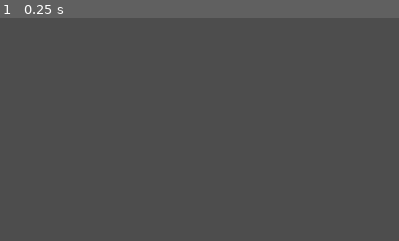
Above: before the commit, frame 1.
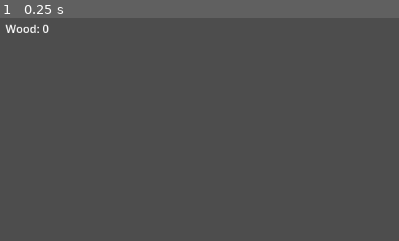
Above: after the commit, the same moment.

Repository: farel39/the-farlands
Game: Godot game, scene res://scenes/Main.tscn
Same seed, same stepped clock (60 frames per second), same inputs: the game is played once before the commit and once after it.
Inputs:
- Up to frame 1 (0.25 s): no input
The pictures show only the part of the screen within x 0-50%, y 0-50%; the shares and areas given below are measured in that part.

The runs differ from the first frame. In frame 1, 0.2% of the frame differs, in the area x 1-13%, y 2-7%.

Commit message:
Add tree harvesting and wood resource counter
Clicking a tree moves the unit to the nearest adjacent cell and harvests
it on arrival — removing the sprite, restoring navigability, and
incrementing the wood counter shown in the top-left UI.

Co-Authored-By: Claude Sonnet 4.6 <noreply@anthropic.com>

Diff:
--- a/scripts/systems/Grid.gd
+++ b/scripts/systems/Grid.gd
@@ -6,6 +6,8 @@
 @export var cell_size: int = 128
 
 var grid: Dictionary = {}
+var tree_sprites: Dictionary = {}
+var wood: int = 0
 
 @export var show_debug: bool = false
 
@@ -73,6 +75,7 @@
 		sprite.texture = tree_texture
 		sprite.position = gridToWorld(pos) + Vector2(cell_size / 2.0, cell_size / 2.0)
 		add_child(sprite)
+		tree_sprites[pos] = sprite
 
 
 func gridToWorld(_pos: Vector2) -> Vector2:
@@ -85,6 +88,17 @@
 	var data = grid[_pos]
 	set_cell(LAYER_FLOOR, _pos, data.floorData.id, data.floorData.coords)
 	set_cell(LAYER_BUILDING, _pos)
+
+
+func harvest_tree(pos: Vector2) -> void:
+	if not grid.has(pos) or grid[pos].occupier != "Tree":
+		return
+	wood += 1
+	tree_sprites[pos].queue_free()
+	tree_sprites.erase(pos)
+	var cell: CellData = grid[pos]
+	cell.occupier = null
+	cell.navigable = true
 
 
 func enter_placement_mode(info: Dictionary) -> void:
--- a/scripts/systems/Main.gd
+++ b/scripts/systems/Main.gd
@@ -12,20 +12,47 @@
 	if event is InputEventMouseButton and event.pressed and event.button_index == MOUSE_BUTTON_LEFT:
 		if not grid.placement_mode:
 			var grid_pos = grid.worldToGrid(get_global_mouse_position())
-			if grid.grid.has(grid_pos):
-				var from = pathfinding.getIDGridPos(pathfinding.getWorldID(unit.position))
-				var grid_path = pathfinding.getPath(from, grid_pos)
+			if not grid.grid.has(grid_pos):
+				return
+			var cell: CellData = grid.grid[grid_pos]
+			if cell.occupier == "Tree":
+				var target = _closest_adjacent(grid_pos)
+				if target == Vector2(-1, -1):
+					return
+				_move_unit(target)
+				unit.harvest_target = grid_pos
+			else:
+				if not cell.navigable:
+					return
+				unit.harvest_target = Vector2(-1, -1)
+				_move_unit(grid_pos)
+			get_viewport().set_input_as_handled()
 
-				var world_path := PackedVector2Array()
-				world_path.append(unit.position)
-				for p in grid_path:
-					world_path.append(grid.gridToWorld(p))
 
-				world_path = pathfinding.smoothPath(world_path)
-				world_path.remove_at(0)
+func _move_unit(grid_pos: Vector2) -> void:
+	var from = pathfinding.getIDGridPos(pathfinding.getWorldID(unit.position))
+	var grid_path = pathfinding.getPath(from, grid_pos)
+	var world_path := PackedVector2Array()
+	world_path.append(unit.position)
+	for p in grid_path:
+		world_path.append(grid.gridToWorld(p))
+	world_path = pathfinding.smoothPath(world_path)
+	world_path.remove_at(0)
+	unit.path = world_path
 
-				unit.path = world_path
-				get_viewport().set_input_as_handled()
+
+func _closest_adjacent(pos: Vector2) -> Vector2:
+	var best := Vector2(-1, -1)
+	var best_dist := INF
+	var unit_grid := grid.worldToGrid(unit.position)
+	for dir in [Vector2.UP, Vector2.DOWN, Vector2.LEFT, Vector2.RIGHT]:
+		var neighbor: Vector2 = pos + dir
+		if grid.grid.has(neighbor) and grid.grid[neighbor].navigable:
+			var d := unit_grid.distance_to(neighbor)
+			if d < best_dist:
+				best_dist = d
+				best = neighbor
+	return best
 
 func _process(_delta: float) -> void:
 	pass
--- a/scripts/ui/GUI.gd
+++ b/scripts/ui/GUI.gd
@@ -9,6 +9,8 @@
 	"StoneWall": { "name": "Stone Wall", "source_id": 3, "layer": 1, "navigable": false },
 	"DirtFloor": { "name": "Dirt Floor", "source_id": 0, "layer": 0, "navigable": true  },
 }
+
+var wood_label: Label
 
 var selectedObject = null :
 	get:
@@ -29,6 +31,9 @@
 	selectedObject = obj
 
 func _ready() -> void:
+	wood_label = Label.new()
+	wood_label.position = Vector2(8, 8)
+	add_child(wood_label)
 	$BaseButtons/HBoxContainer/Construct.pressed.connect(_on_construct_pressed)
 	$ConstructButtons/HBoxContainer/Back.pressed.connect(_on_back_pressed)
 	$ConstructButtons/HBoxContainer/WoodWall.pressed.connect(_on_wood_wall_pressed)
@@ -61,4 +66,4 @@
 	$ConstructButtons.visible = false
 
 func _process(_delta: float) -> void:
-	pass
+	wood_label.text = "Wood: " + str(grid.wood)
--- a/scripts/unit/Unit.gd
+++ b/scripts/unit/Unit.gd
@@ -9,6 +9,7 @@
 
 var data: UnitData = UnitData.new()
 var path: PackedVector2Array
+var harvest_target: Vector2 = Vector2(-1, -1)
 
 func _ready() -> void:
 	grid = get_parent().get_parent() as Grid
@@ -30,6 +31,9 @@
 		else:
 			position += to_next.normalized() * remaining
 			remaining = 0.0
+	if path.is_empty() and harvest_target != Vector2(-1, -1):
+		grid.harvest_tree(harvest_target)
+		harvest_target = Vector2(-1, -1)
 
 func get_grid_pos() -> Vector2:
 	return grid.worldToGrid(position)
